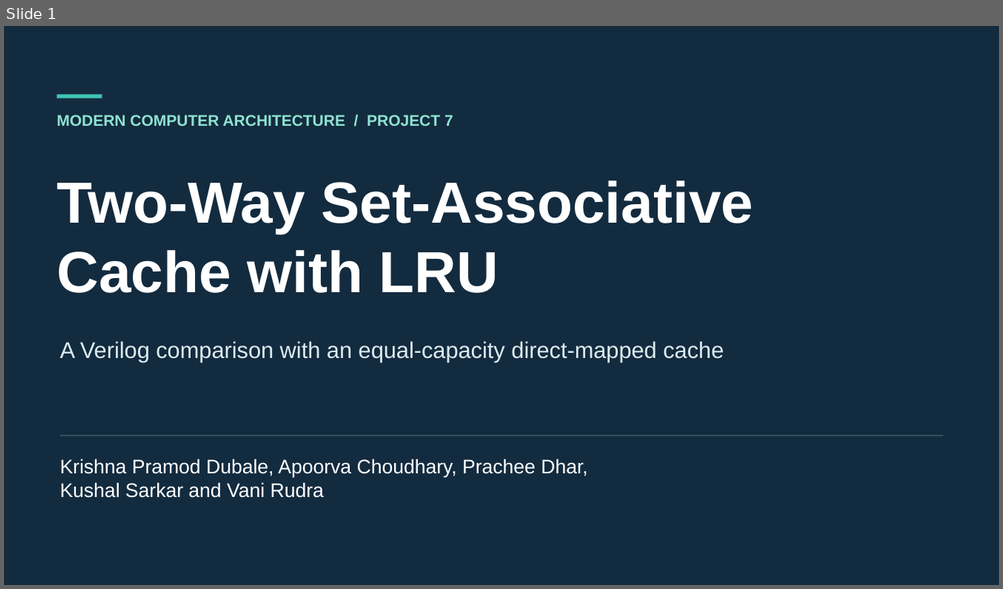
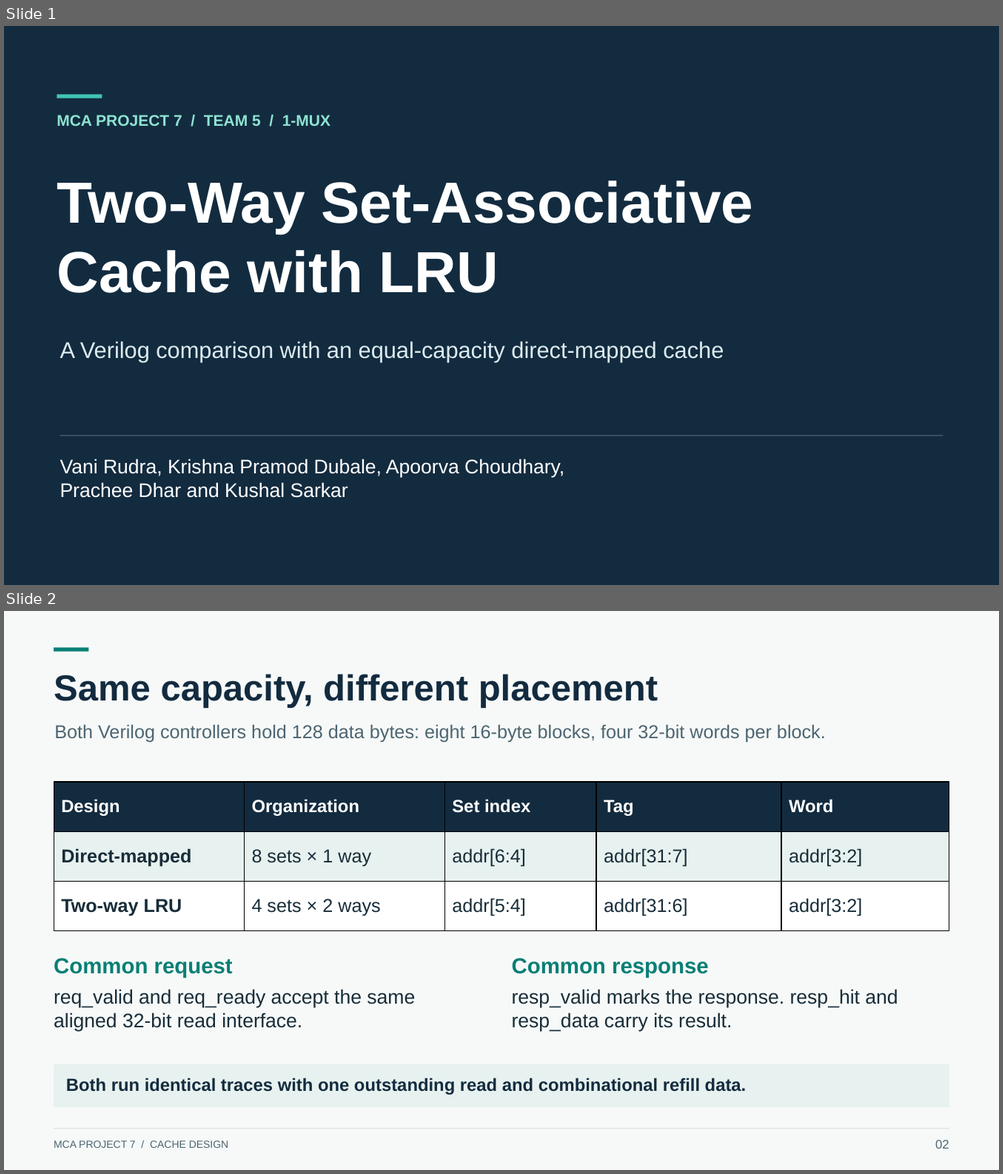
Before and after one commit to Kushal425/MCA-Project7-Team-5-1-MUX, a slide deck: phase2/presentation/MCA-Project7-Presentation.pptx. Shown one above the other, each under a label of ours: slide 1 before the commit, slides 1 and 2 after it. The pictures are 1003x589 and 1003x1174 pixels, drawn with LibreOffice and Linux fonts; fonts in the diff are those of the drawing. Boxes give left, top, right and bottom in pixels: in the first picture for what was removed or moved away, otherwise in the second. Text is boxed around its words. In the diff, an @@ line names an element or a change of style, - is before the commit and + after.

```diff
--- a/phase2/presentation/MCA-Project7-Presentation.pptx
+++ b/phase2/presentation/MCA-Project7-Presentation.pptx
@@ slide 2 added at box(4, 611, 999, 1170), background #F6F9F8 @@
@@ rectangle added at box(54, 647, 89, 651), fill #087F75 @@
@@ text added at box(54, 674, 657, 708), 35 pt, text #132B3F, bold @@
+Same capacity, different placement
@@ text added at box(54, 724, 825, 742), 18 pt, text #4D6571 @@
+Both Verilog controllers hold 128 data bytes: eight 16-byte blocks, four 32-bit words per block.
@@ table added at box(54, 782, 949, 931), 3 rows, 5 columns @@
+Design | Organization | Set index | Tag | Word
+Direct-mapped | 8 sets × 1 way | addr[6:4] | addr[31:7] | addr[3:2]
+Two-way LRU | 4 sets × 2 ways | addr[5:4] | addr[31:6] | addr[3:2]
@@ text added at box(54, 958, 233, 978), 21 pt, text #087F75, bold @@
+Common request
@@ text added at box(512, 958, 708, 978), 21 pt, text #087F75, bold @@
+Common response
@@ text added at box(54, 989, 415, 1031), 19 pt, text #182D39 @@
+req_valid and req_ready accept the same aligned 32-bit read interface.
@@ text added at box(512, 989, 897, 1031), 19 pt, text #182D39 @@
+resp_valid marks the response. resp_hit and resp_data carry its result.
@@ rectangle added at box(54, 1065, 949, 1107), fill #E7F1EF @@
@@ text added at box(66, 1078, 746, 1095), 17 pt, text #132B3F, bold @@
+Both run identical traces with one outstanding read and combinational refill data.
@@ text added at box(54, 1141, 228, 1148), 10 pt, text #4D6571 @@
+MCA PROJECT 7 / CACHE DESIGN
@@ rectangle added at box(54, 1129, 949, 1130), fill #C7D8D7 @@
@@ text added at box(935, 1140, 949, 1149), 12 pt, text #4D6571 @@
+02
@@ slide 1 changed as well @@
@@ text at box(57, 115, 330, 126): text changed @@
-MODERN COMPUTER ARCHITECTURE / PROJECT 7
+MCA PROJECT 7 / TEAM 5 / 1-MUX
@@ text at box(60, 459, 564, 498): text changed @@
-Krishna Pramod Dubale, Apoorva Choudhary, Prachee Dhar,
-Kushal Sarkar and Vani Rudra
+Vani Rudra, Krishna Pramod Dubale, Apoorva Choudhary,
+Prachee Dhar and Kushal Sarkar
```
Also in this commit, not shown: 5 other slides changed, 6 other slides added, 4 slides removed, 1 other file.
